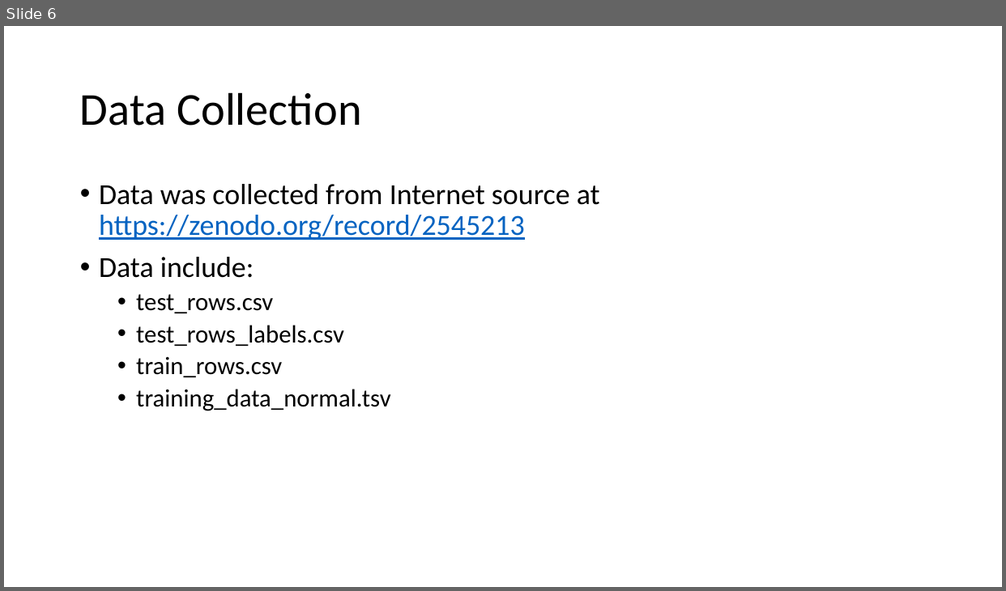
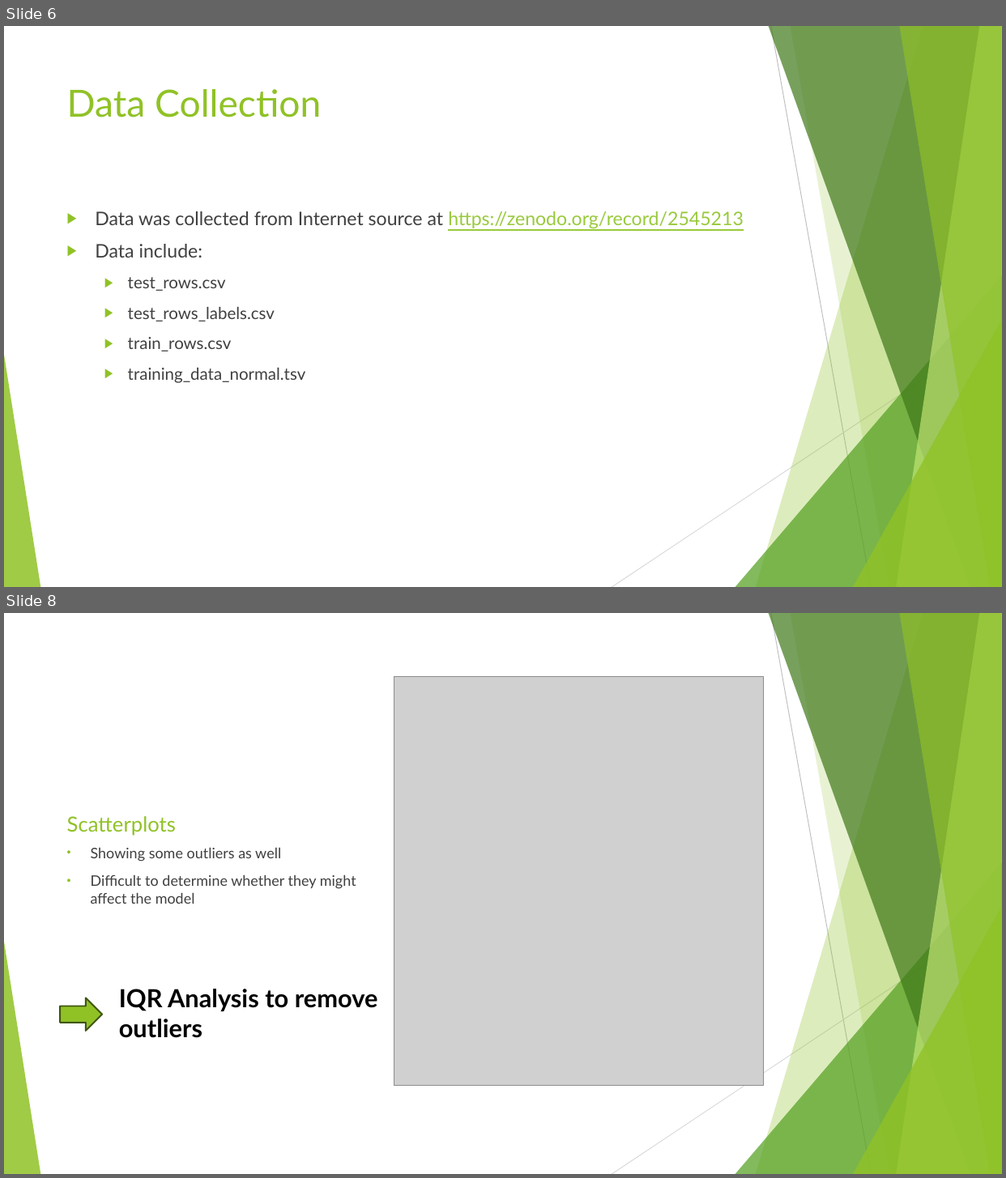
Before and after one commit to phanlinh94/age-prediction-model, a slide deck: Presentation1.pptx. Shown one above the other, each under a label of ours: slide 6 before the commit, slides 6 and 8 after it; the slides between them are not shown. The pictures are 1006x591 and 1006x1178 pixels, drawn with LibreOffice and Linux fonts; fonts in the diff are those of the drawing; grey boxes stand for pictures. Boxes give left, top, right and bottom in pixels: in the first picture for what was removed or moved away, otherwise in the second. Text is boxed around its words. In the diff, an @@ line names an element or a change of style, - is before the commit and + after.

```diff
--- a/Presentation1.pptx
+++ b/Presentation1.pptx
@@ slide 8 added at <box>4,613,1002,1174</box>, background #FFFFFF; not listed: 10 template elements that a slide beside it also shows @@
@@ picture added at <box>394,677,764,1086</box> @@
@@ title added at <box>67,816,176,836</box>, 20 pt, text #90C226 @@
+Scatterplots
@@ text added at <box>91,847,356,904</box>, 14 pt, text #404040 @@
+• Showing some outliers as well
+• Difficult to determine whether they might affect the model
@@ right arrow added at <box>60,999,102,1032</box>, fill #90C226, outline #3F5511 1.5 pt @@
@@ text added at <box>119,989,378,1038</box>, 24 pt, text #000000, bold @@
+IQR Analysis to remove outliers
@@ slide 6 changed as well @@
@@ title "Data Collection": place and size @@
-title "Data Collection" at <box>80,92,361,126</box>
+title "Data Collection" at <box>67,89,321,118</box>
@@ title "Data Collection" at <box>67,89,321,118</box>: size 44 to 36 pt, font Calibri to Lato, text colour #000000 to #90C226; line spacing 0.9 to 1; vertical alignment middle to top @@
@@ text "Data was collected from Internet ...": place and size @@
-text "Data was collected from Internet ..." at <box>99,184,600,412</box>
+text "Data was collected from Internet ..." at <box>95,211,744,383</box>
@@ text "Data was collected from Internet ..." at <box>95,211,744,383</box>: size 28 to 18 pt in "Data was collected from Internet source at ...", "Data include:"; font Calibri to Lato; text colour #000000 to #404040 in "Data was collected from Internet source at", "Data include:", "test_rows.csv", "test_rows_labels.csv" and 2 more places; text colour #0563C1 to #99CA3C in "https://zenodo.org/record/2545213"; size 24 to 16 pt in "test_rows.csv", "test_rows_labels.csv", "train_rows.csv", "training_data_normal.tsv"; bullet • to ▶; line spacing 0.9 to 1; more space between paragraphs @@
@@ group added at <box>4,26,1002,587</box>: 5 freeform shapes, 3 triangles, 2 lines @@
```
Also in this commit, not shown: 5 other slides changed, 3 other slides added, 1 slide removed, 1 other file.
